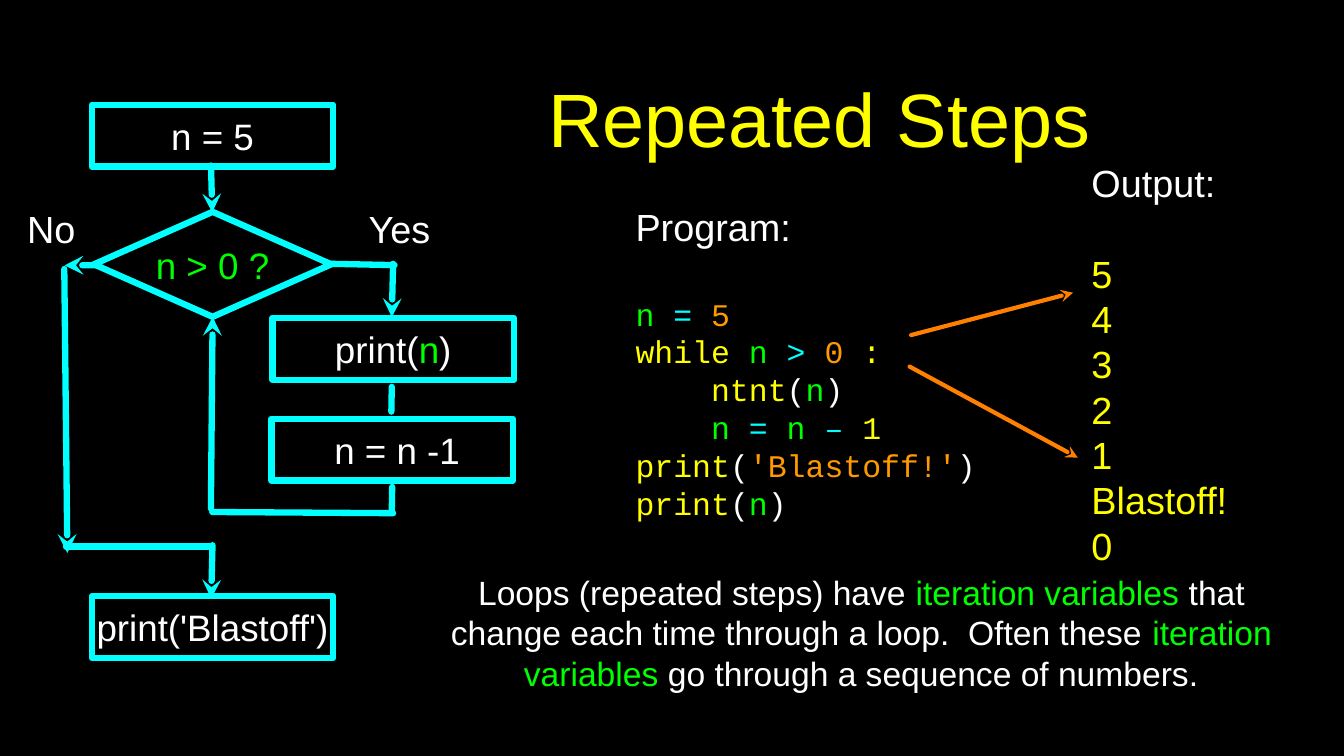
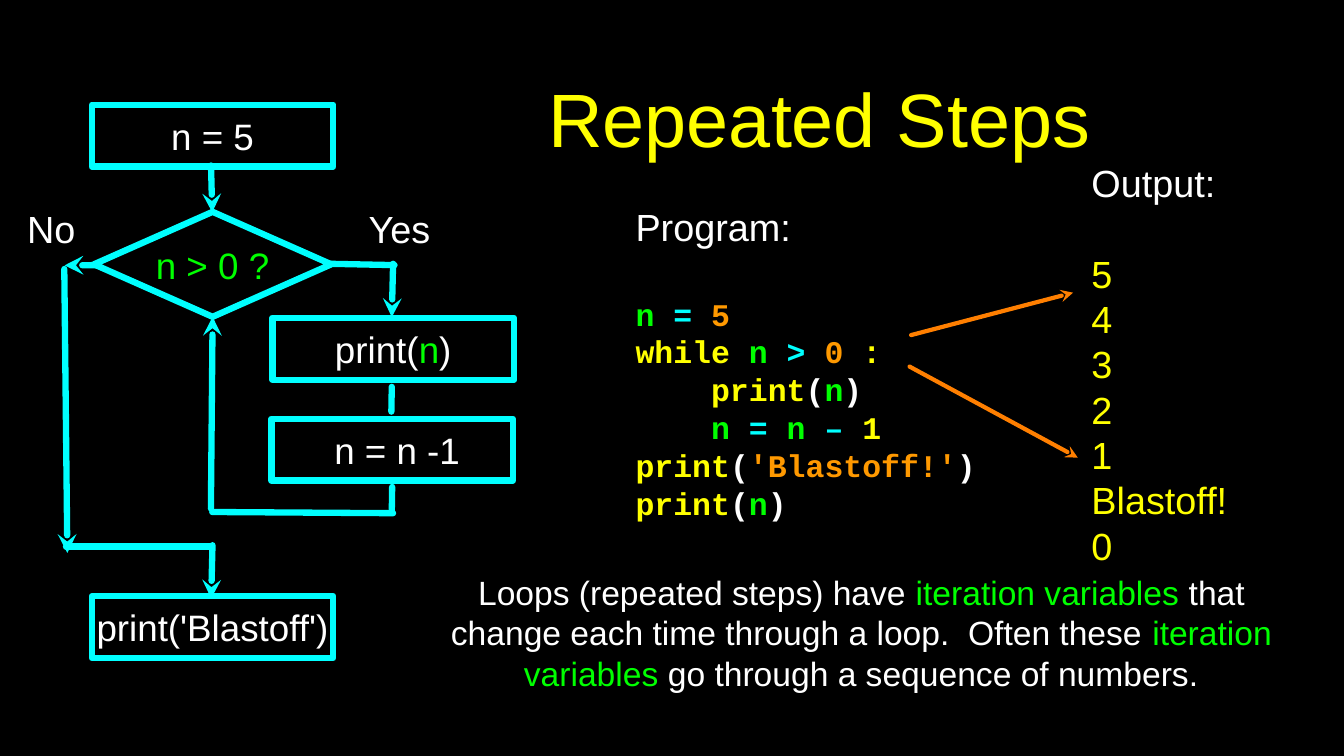
Before and after one commit to csev/py4e, a slide deck: slide 2 of lectures3/Pythonlearn-05-Iterations.pptx. Drawn at 1344x756 pixels with LibreOffice and Linux fonts; fonts in the diff are those of the drawing. Boxes give left, top, right and bottom in pixels: in the first picture for what was removed or moved away, otherwise in the second. Text is boxed around its words. In the diff, an @@ line names an element or a change of style, - is before the commit and + after.

```diff
--- a/lectures3/Pythonlearn-05-Iterations.pptx
+++ b/lectures3/Pythonlearn-05-Iterations.pptx
@@ text at <box>636,305,976,522</box>: bold on in "n = 5", "while n > 0 :", "n = n – 1", "print('Blastoff!')" and 1 more places @@
@@ text at <box>711,378,862,408</box>: text changed; bold on @@
-ntnt(n)
+print(n)
```
Also in this commit, not shown: 27 other slides changed, 2 slides added, 1 slide removed.
